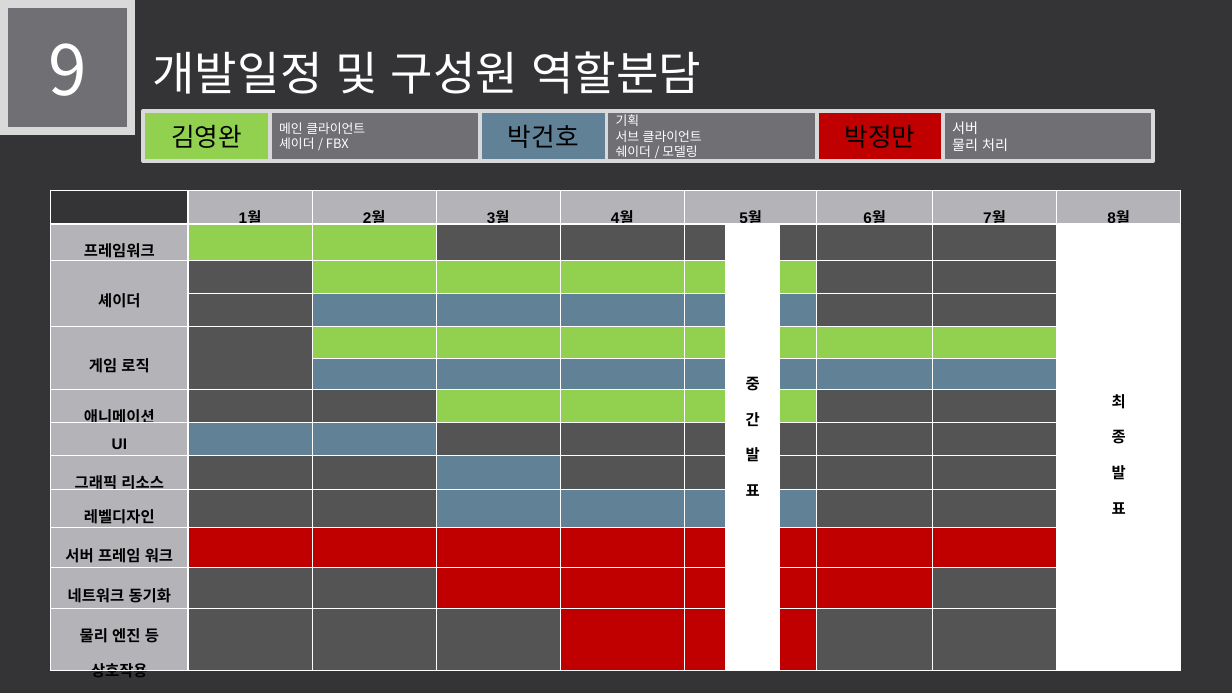
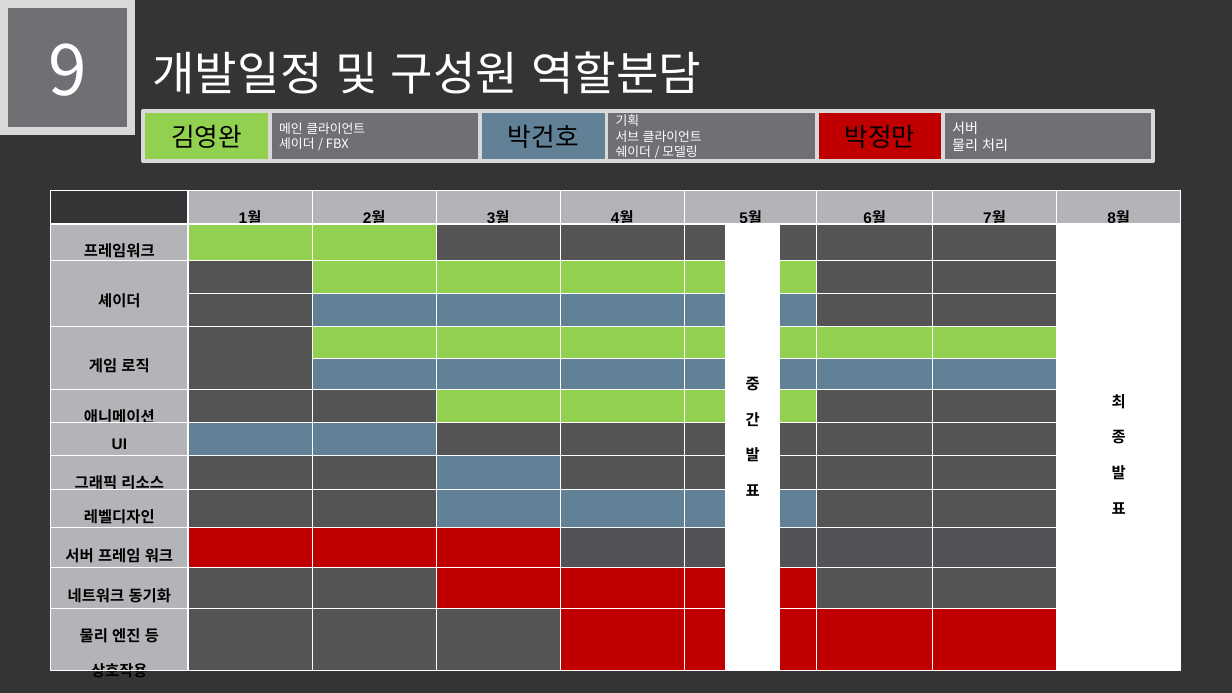
Before and after one commit to LEGO0937/Our_Project, a slide deck: slide 15 of 기획단계/졸작 제안서_α.pptx. Drawn at 1232x693 pixels with LibreOffice and Linux fonts; fonts in the diff are those of the drawing. Boxes give left, top, right and bottom in pixels: in the first picture for what was removed or moved away, otherwise in the second. Text is boxed around its words. In the diff, an @@ line names an element or a change of style, - is before the commit and + after.

Commit message:
서버 개발 일정 수정
일단 클라이언트에 맞게 수정하였다. 후에 2차원 진동에 대하여 로직을 만들어 카메라 적용에 필요할듯 ㅇㅇ

```diff
--- a/기획단계/졸작 제안서_α.pptx
+++ b/기획단계/졸작 제안서_α.pptx
@@ table at (x1=51, y1=191, x2=1180, y2=681) @@
@@ fill #C00000 to #535357 in 5 cells @@
@@ fill #C00000 to #545455 in row 12, column 9 @@
@@ fill #545455 to #C00000 in 2 cells @@
```
